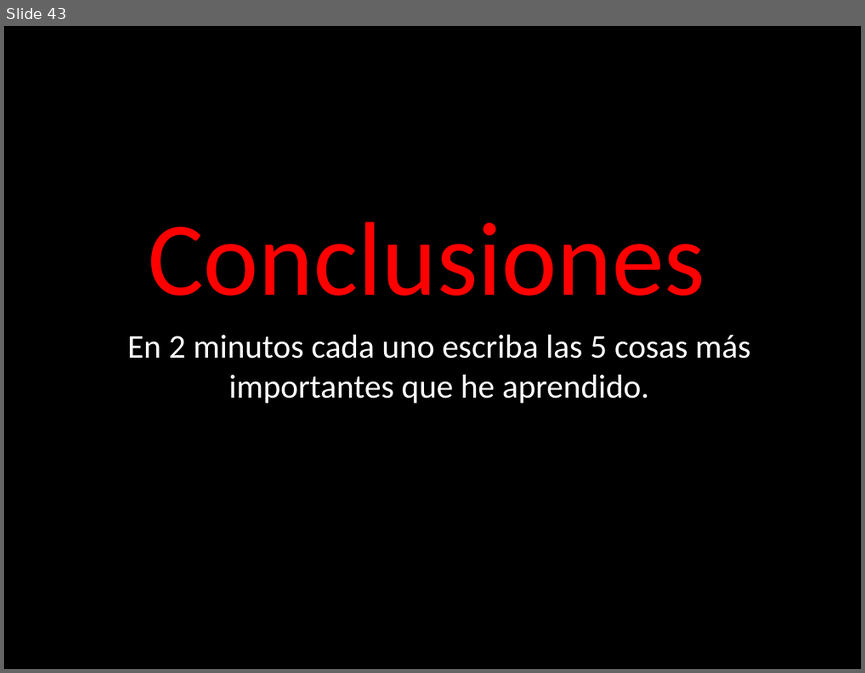
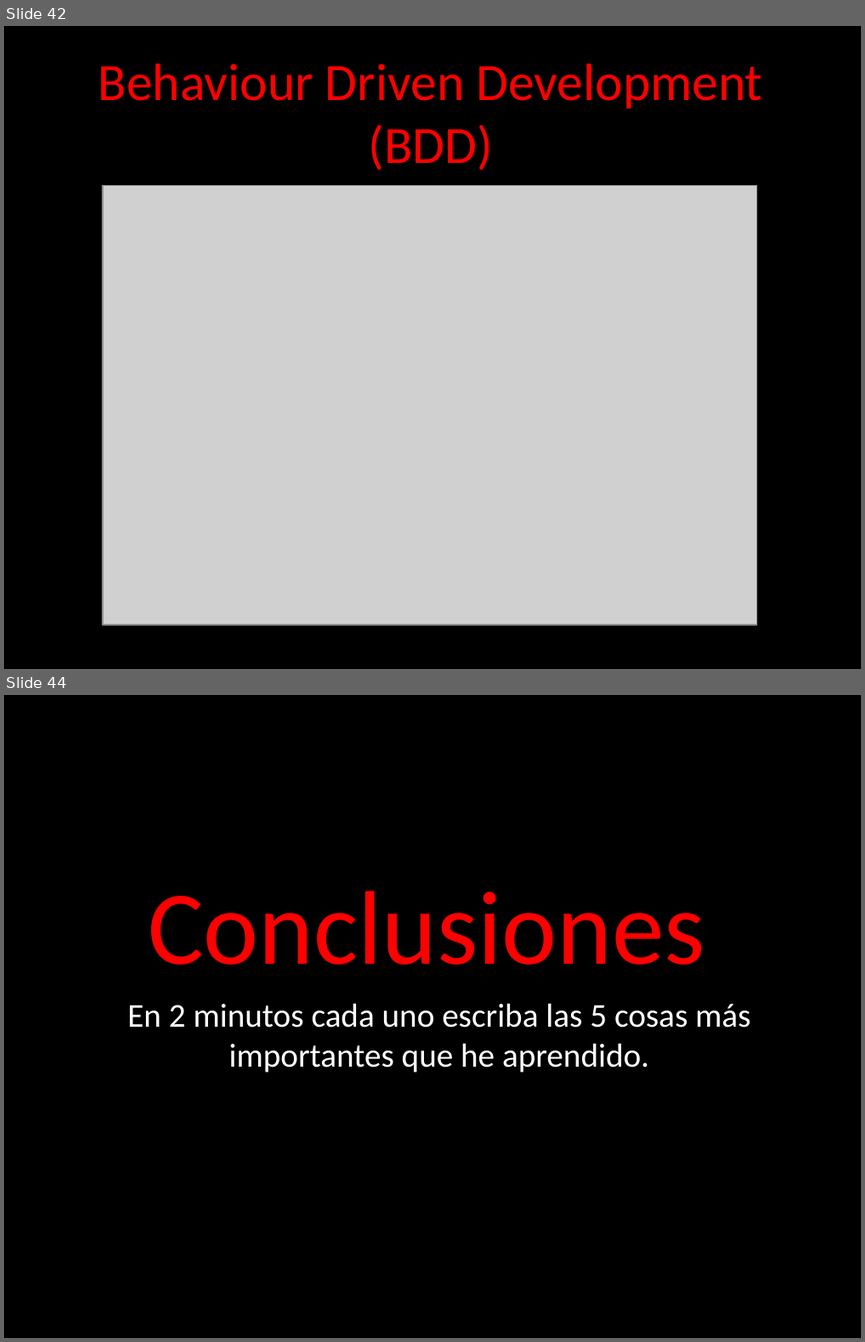
Before and after one commit to angelnunezsalazar/Test-Driven-Development, a slide deck: Diapositivas/Test Driven Development.pptx. Shown one above the other, each under a label of ours: slide 43 before the commit, slides 42 and 44 after it; the slides between them are not shown. The pictures are 865x673 and 865x1342 pixels, drawn with LibreOffice and Linux fonts; fonts in the diff are those of the drawing; grey boxes stand for pictures; background and template pictures are left out. Boxes give left, top, right and bottom in pixels: in the first picture for what was removed or moved away, otherwise in the second. Text is boxed around its words. In the diff, an @@ line names an element or a change of style, - is before the commit and + after.

```diff
--- a/Diapositivas/Test Driven Development.pptx
+++ b/Diapositivas/Test Driven Development.pptx
@@ slide 42 added at <box>4,26,861,669</box>, background picture (left out) @@
@@ title added at <box>98,63,762,170</box>, 44 pt, text #FF0000 @@
+Behaviour Driven Development (BDD)
@@ picture added at <box>103,185,757,624</box> @@
@@ what was slide 43 is now slide 44 @@
```
Also in this commit, not shown: 7 slides changed, 3 other slides added, 3 slides removed, 50 other files.
